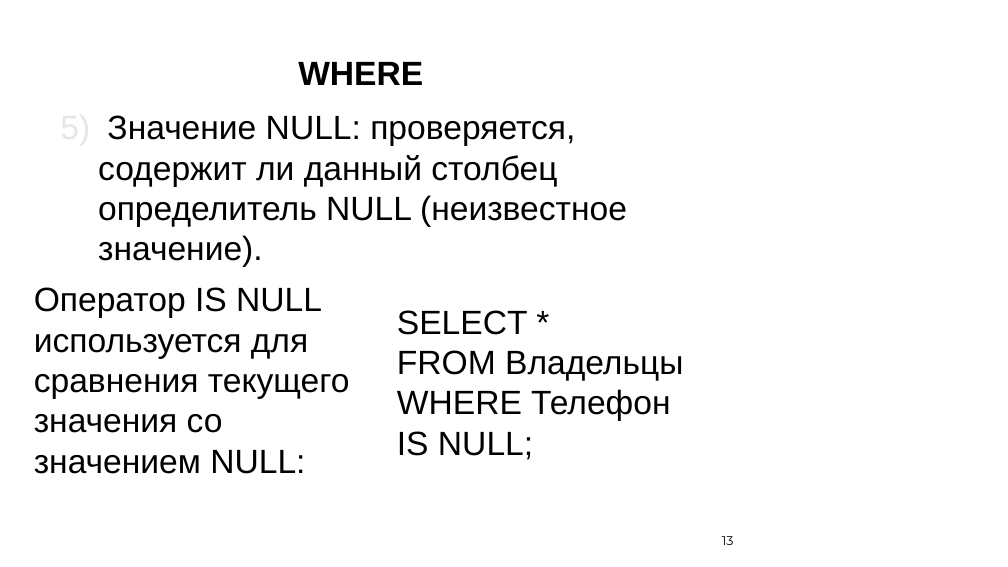
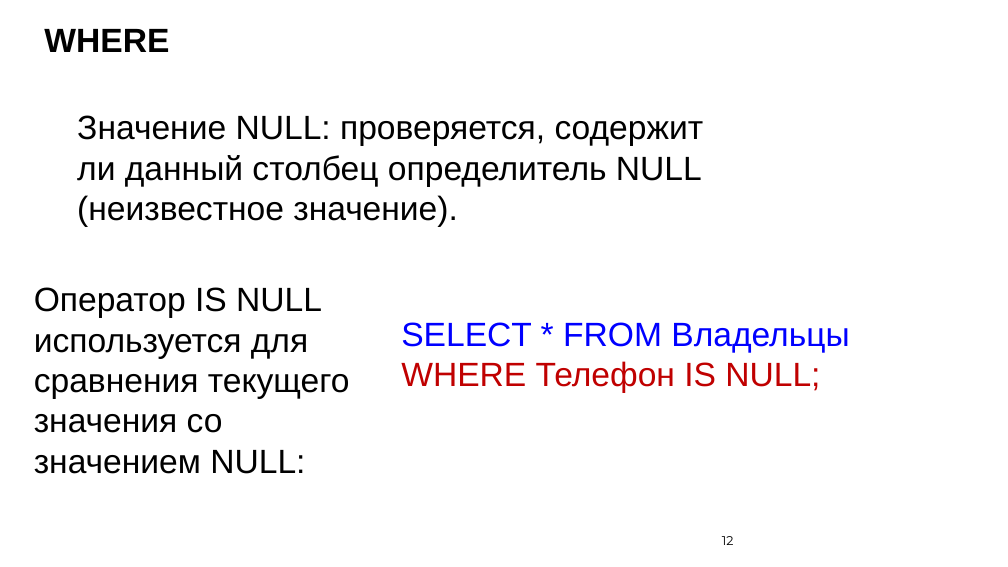
Before and after one commit to nesrv/pg-sql-1, a slide deck: slide 12 of DAY-2/docs/презентация.pptx (slide 13 before the commit). Drawn at 1008x567 pixels with LibreOffice and Linux fonts; fonts in the diff are those of the drawing; background and template pictures are left out. Boxes give left, top, right and bottom in pixels: in the first picture for what was removed or moved away, otherwise in the second. Text is boxed around its words. In the diff, an @@ line names an element or a change of style, - is before the commit and + after.

```diff
--- a/DAY-2/docs/презентация.pptx
+++ b/DAY-2/docs/презентация.pptx
@@ text "WHERE": place and size @@
-text "WHERE" at (298,62,423,85)
+text "WHERE" at (44,29,169,52)
@@ text "Значение NULL: проверяется, содержит ли ...": place and size @@
-text "Значение NULL: проверяется, содержит ли ..." at (98,115,627,267)
+text "Значение NULL: проверяется, содержит ли ..." at (77,115,704,227)
@@ text "Значение NULL: проверяется, содержит ли ..." at (77,115,704,227): bullet 1) to none @@
@@ text "SELECT * FROM Владельцы": place and size @@
-text "SELECT * FROM Владельцы" at (397,310,683,460)
+text "SELECT * FROM Владельцы" at (401,322,849,393)
@@ text at (401,322,849,353): text changed; text colour #000000 to #0000FF @@
-SELECT *
-FROM Владельцы
+SELECT * FROM Владельцы
@@ text at (401,361,820,393): text colour #000000 to #C00000 in "WHERE Телефон IS NULL;" @@
@@ page number at (722,536,734,545): text changed @@
-13
+12
```
Also in this commit, not shown: 11 other slides changed.
